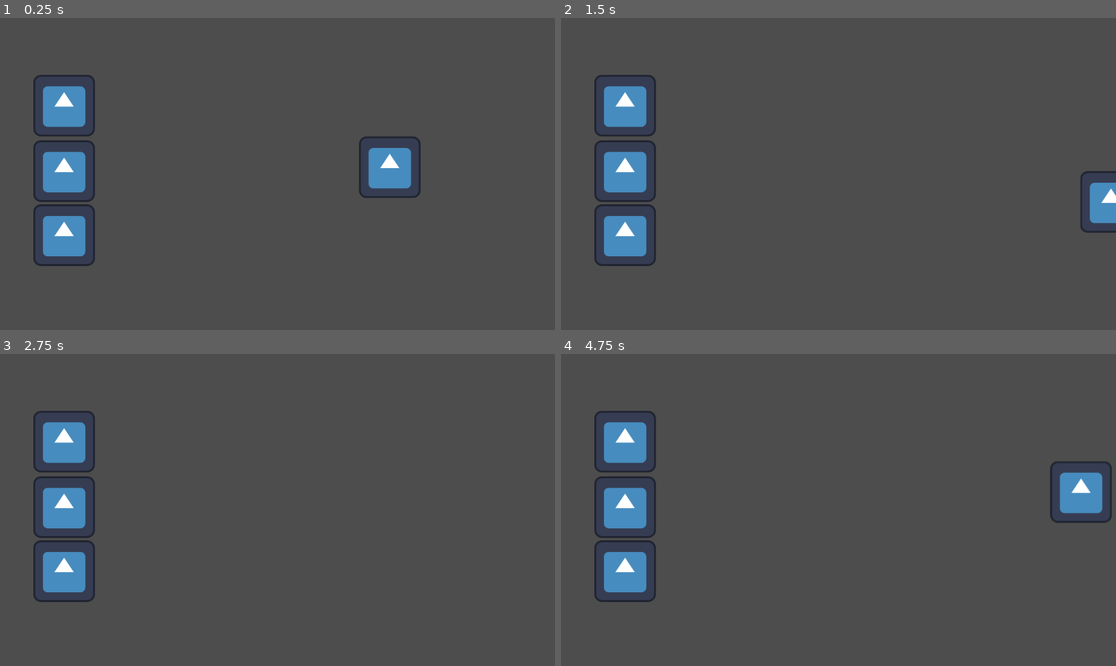
Above: before the commit, frames 1-4 (two rows, left to right).
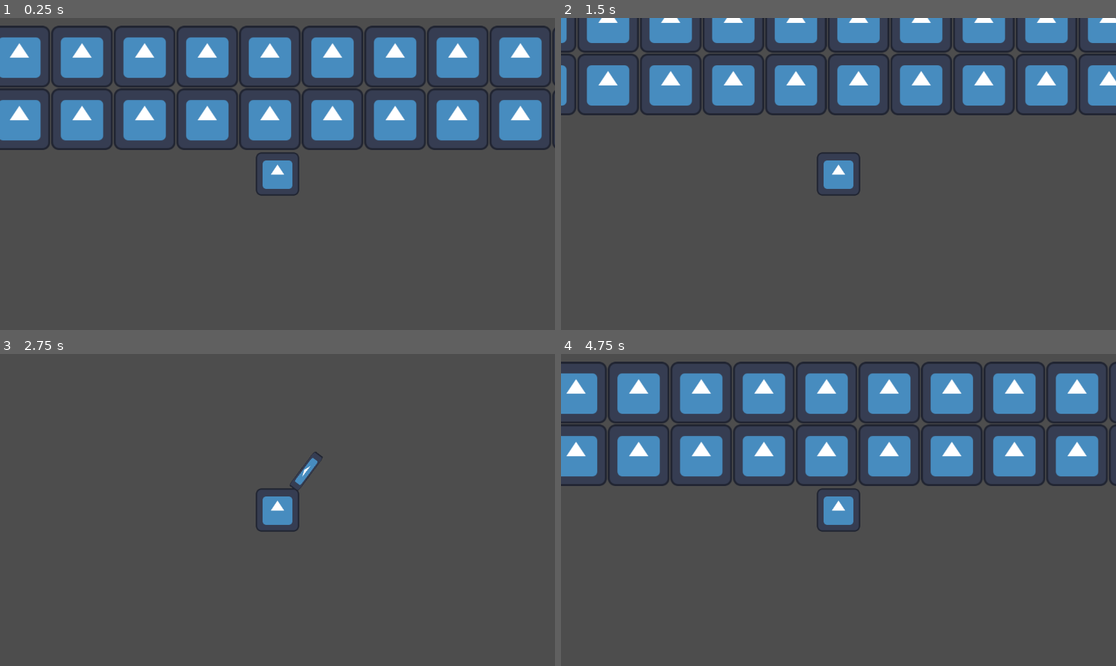
Above: after the commit, the same moments.

Repository: Themecus/Sistema-de-mineria
Game: Godot game, scene res://Scene/terreno.tscn
Same seed, same stepped clock (60 frames per second), same inputs: the game is played once before the commit and once after it. The engine's default icon, where the game draws it, is replaced by a stand-in: a white triangle on a blue panel in a dark square.
Inputs (mouse positions are in pixels of both pictures, inside the frame that each line leads up to):
- Up to frame 1 (0.25 s): no input
- Up to frame 2 (1.5 s): tap Enter at 0.5 s; move the mouse to (960, 158) at 0.52 s; press the mouse at (960, 158) at 0.53 s; hold D (Derecha) 0.53-1.28 s; move the mouse to (727, 189) at 1.27 s; release the mouse at (727, 189) at 1.28 s; hold S (Abajo) from 1.28 s (still down); click (727, 189) at 1.35 s
- Up to frame 3 (2.75 s): move the mouse to (333, 441) at 2.02 s; release S (Abajo) at 2.03 s; press the mouse at (333, 441) at 2.03 s; hold D (Derecha) from 2.03 s (still down)
- Up to frame 4 (4.75 s): tap Space at 2.75 s; move the mouse to (810, 572) at 2.77 s; release D (Derecha) at 2.78 s; release the mouse at (810, 572) at 2.78 s; hold W (Arriba) 2.78-3.53 s; click (810, 572) at 2.85 s; move the mouse to (1005, 556) at 3.52 s; press the mouse at (1005, 556) at 3.53 s; hold A (Izquierda) from 3.53 s (still down); move the mouse to (672, 463) at 4.27 s; release the mouse at (672, 463) at 4.28 s; click (672, 463) at 4.35 s

The runs differ from the first frame. In frame 1, 28% of the frame differs, in the area x 0-100%, y 2-80%; in frame 2, 23%; in frame 3, 4.6%; in frame 4, 27%.

Commit message:
capacidad de spwn de bloques y mejoras a la pala y sus colisiones

Diff:
--- a/mineria/Scene/minero.tscn
+++ b/mineria/Scene/minero.tscn
@@ -8,6 +8,8 @@
 size = Vector2(132, 130)
 
 [node name="Minero" type="CharacterBody2D"]
+scale = Vector2(0.7, 0.7)
+collision_layer = 2
 script = ExtResource("1_qnohi")
 
 [node name="Icon" type="Sprite2D" parent="."]
@@ -20,3 +22,5 @@
 
 [node name="Pala" parent="." instance=ExtResource("3_uxdkk")]
 position = Vector2(-89, 2)
+
+[node name="Camera2D" type="Camera2D" parent="."]
--- a/mineria/Scene/pala.gd
+++ /dev/null
@@ -1,18 +0,0 @@
-extends Area2D
-@onready var pala=$"."
-@onready var colision=$CollisionShape2D
-func _ready():
-	pala.visible = false
-	colision.disabled = true
-
-
-func _process(delta):
-	controles(delta)
-
-func controles(delta):
-	if Input.is_action_pressed("Minar"):
-		pala.visible=true
-		colision.disabled = false
-	else:
-		pala.visible=false
-		colision.disabled = true
--- a/mineria/Scene/pala.tscn
+++ b/mineria/Scene/pala.tscn
@@ -1,12 +1,13 @@
 [gd_scene load_steps=4 format=3 uid="uid://b42k1mykuk687"]
 
 [ext_resource type="Texture2D" uid="uid://c61h8re3rqcxy" path="res://icon.svg" id="1_22cy7"]
-[ext_resource type="Script" uid="uid://b70xnl484m3lh" path="res://Scene/pala.gd" id="1_m4k27"]
+[ext_resource type="Script" uid="uid://b70xnl484m3lh" path="res://Scripts/pala.gd" id="1_m4k27"]
 
 [sub_resource type="RectangleShape2D" id="RectangleShape2D_m4k27"]
 size = Vector2(123, 31)
 
 [node name="Pala" type="Area2D"]
+collision_layer = 5
 script = ExtResource("1_m4k27")
 
 [node name="Icon" type="Sprite2D" parent="."]
--- a/mineria/Scene/terreno.tscn
+++ b/mineria/Scene/terreno.tscn
@@ -1,9 +1,11 @@
-[gd_scene load_steps=3 format=3 uid="uid://cawfefjg3q8md"]
+[gd_scene load_steps=4 format=3 uid="uid://cawfefjg3q8md"]
 
+[ext_resource type="Script" uid="uid://bjc4qi23kp250" path="res://Scripts/terreno.gd" id="1_6i3ml"]
 [ext_resource type="PackedScene" uid="uid://bqun0prrb2ilv" path="res://Scene/tierra.tscn" id="1_eq20d"]
 [ext_resource type="PackedScene" uid="uid://dfd7dyis71yvx" path="res://Scene/minero.tscn" id="2_rtpcl"]
 
 [node name="Terreno" type="Node2D"]
+script = ExtResource("1_6i3ml")
 
 [node name="Tierra" parent="." instance=ExtResource("1_eq20d")]
 position = Vector2(133, 318)
@@ -15,4 +17,7 @@
 position = Vector2(133, 451)
 
 [node name="Minero" parent="." instance=ExtResource("2_rtpcl")]
-position = Vector2(809, 310)
+position = Vector2(1698, 306)
+
+[node name="Tierra4" parent="." instance=ExtResource("1_eq20d")]
+position = Vector2(232, 130)
--- a/mineria/Scene/tierra.tscn
+++ b/mineria/Scene/tierra.tscn
@@ -1,15 +1,16 @@
 [gd_scene load_steps=5 format=3 uid="uid://bqun0prrb2ilv"]
 
 [ext_resource type="Texture2D" uid="uid://c61h8re3rqcxy" path="res://icon.svg" id="1_jke7w"]
-[ext_resource type="Script" uid="uid://6k3710n1ge2" path="res://Scene/tierra.gd" id="1_llkdm"]
+[ext_resource type="Script" uid="uid://6k3710n1ge2" path="res://Scripts/tierra.gd" id="1_llkdm"]
 
 [sub_resource type="RectangleShape2D" id="RectangleShape2D_llkdm"]
-size = Vector2(133, 134)
+size = Vector2(135, 135)
 
 [sub_resource type="RectangleShape2D" id="RectangleShape2D_ld7tj"]
 size = Vector2(122, 119)
 
 [node name="Tierra" type="StaticBody2D"]
+collision_mask = 4
 script = ExtResource("1_llkdm")
 
 [node name="CollisionShape2D" type="CollisionShape2D" parent="."]
--- /dev/null
+++ b/mineria/Scripts/pala.gd
@@ -0,0 +1,52 @@
+extends Area2D
+
+@onready var colision = $CollisionShape2D
+@onready var jugador = get_parent()  # Asumiendo que la pala es hijo del jugador, sacaremos la informacion de el
+@export var distancia_maxima = 100  # Máxima distancia del jugador y la pala
+@export var suavizado = 10.0  # Suavizado del movimiento
+
+var objetivo_posicion = Vector2.ZERO
+
+func _ready():
+	visible = false
+	colision.disabled = true
+
+func _process(delta):
+	controles(delta)
+
+	# si esta activado, comenzara la rotacion del raton
+	if visible:
+		seguir_raton(delta)
+
+func controles(delta):
+	if Input.is_action_pressed("Minar"):
+		visible = true
+		colision.disabled = false
+	else:
+		visible = false
+		colision.disabled = true
+
+func seguir_raton(delta):
+	# Obtener posición global del ratón
+	var mouse_pos = get_global_mouse_position()
+	var jugador_pos = jugador.global_position
+
+
+	var direccion = (mouse_pos - jugador_pos).normalized()#tomalo como la distancia entre el raton y el jugador
+	#.normalized() mantiene dirección
+
+
+	var distancia = min(jugador_pos.distance_to(mouse_pos), distancia_maxima)# Limitar distancia máxima de la pala y el jugador
+
+	objetivo_posicion = jugador_pos + (direccion * distancia)#permite anclar la posicion de la pala y que no salga volando
+
+	# Suavizar movimiento (interpolación)
+	global_position = global_position.lerp(objetivo_posicion, suavizado * delta)
+
+	# Rotar la pala hacia el ratón
+	rotar_hacia_raton()
+
+func rotar_hacia_raton():
+	var mouse_pos = get_global_mouse_position()
+	var direccion = mouse_pos - global_position
+	rotation = direccion.angle()# con el angle obtnemos los radianes del vector, osea, ayuda a que no se quede estatico y gire versatilmente
--- /dev/null
+++ b/mineria/Scripts/terreno.gd
@@ -0,0 +1,22 @@
+extends Node2D
+
+@export var bloque_scene: PackedScene = preload("res://Scene/tierra.tscn")
+@export var deep_suelo = 2  # Bloques verticales
+@export var largo_suelo =100    # Bloques horizontales
+@export var separacion_x = 130   # Espacio horizontal entre bloques
+@export var separacion_y = 130     # Espacio vertical entre bloques
+@export var offset_inicial = Vector2(100, 100)  # Posición inicial
+
+func _ready():
+	generar_cuadricula()
+
+func generar_cuadricula():
+	for fila in range(deep_suelo):#ve esto como una matriz para su fabricacion
+		for columna in range(largo_suelo):
+			# Crear nuevo bloque
+			var nuevo_bloque = bloque_scene.instantiate()#instanceamos el nuevo bloque a colocar
+			# Calcular posición
+			var pos_x = offset_inicial.x + (columna * separacion_x)#calculamos la posicion del objeto
+			var pos_y = offset_inicial.y + (fila * separacion_y)
+			nuevo_bloque.position = Vector2(pos_x, pos_y)#le damos esa posicion
+			add_child(nuevo_bloque)# Añadir al escenario
--- a/mineria/Scene/tierra.gd
+++ b/mineria/Scripts/tierra.gd
@@ -11,7 +11,7 @@
 
 func accion(delta):
 	if(minando):#si esta minando entra aqui
-		intervalos+=delta#se ira sumando con delta, siendo delta el tiempo transcurrido tras el ultimo frame, es decir, cada segundo tomalo como un frame
+		intervalos+=delta*16#se ira sumando con delta, siendo delta el tiempo transcurrido tras el ultimo frame, es decir, cada segundo tomalo como un frame
 		#se ira sumando en base a ese tiempo de forma lenta y no instantanea
 		if intervalos>=velocida_minado:#cuando este listo se resetea, para que no se ahaga al instante
 			intervalos=0
@@ -22,7 +22,9 @@
 
 
 func _on_area_2d_area_entered(area: Area2D):
-	minando=true
+	if area.name=="Pala":
+		minando=true
 
 func _on_area_2d_area_exited(area: Area2D):
-	minando=false
+	if area.name=="Pala":
+		minando=false
--- a/mineria/project.godot
+++ b/mineria/project.godot
@@ -42,3 +42,9 @@
 "events": [Object(InputEventMouseButton,"resource_local_to_scene":false,"resource_name":"","device":-1,"window_id":0,"a …(253 unchanged characters)…
 ]
 }
+
+[layer_names]
+
+2d_physics/layer_1="Suelo"
+2d_physics/layer_2="Jugador"
+2d_physics/layer_3="Taladro"
Renamed: mineria/Scene/pala.gd.uid -> mineria/Scripts/pala.gd.uid
Not shown, added: mineria/Scripts/terreno.gd.uid
Renamed: mineria/Scene/tierra.gd.uid -> mineria/Scripts/tierra.gd.uid
